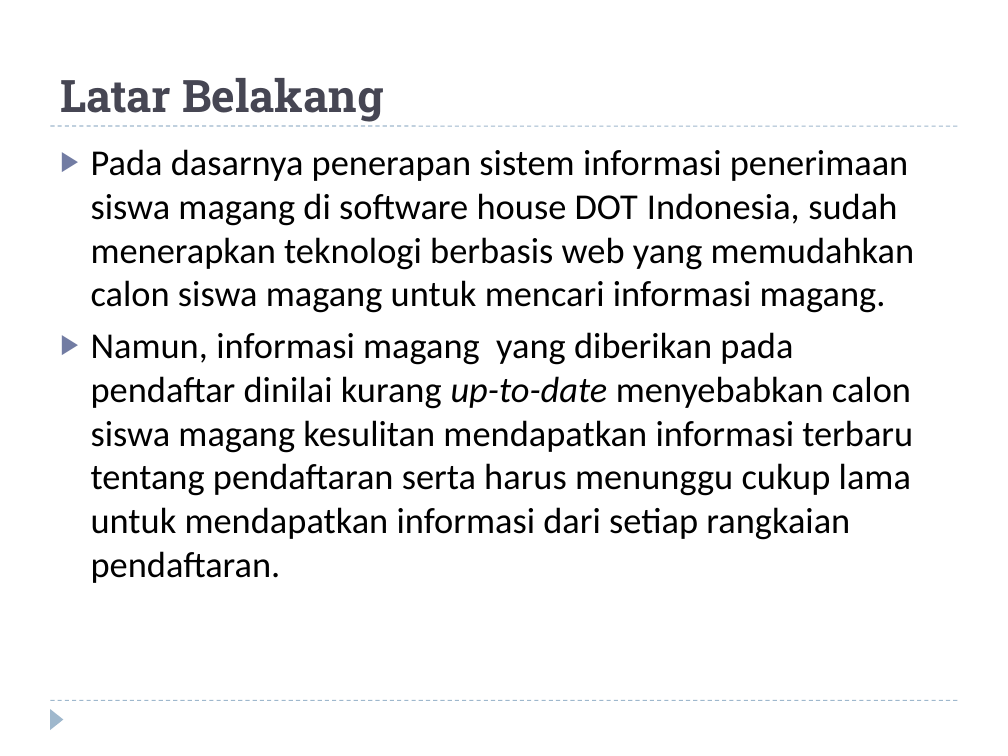
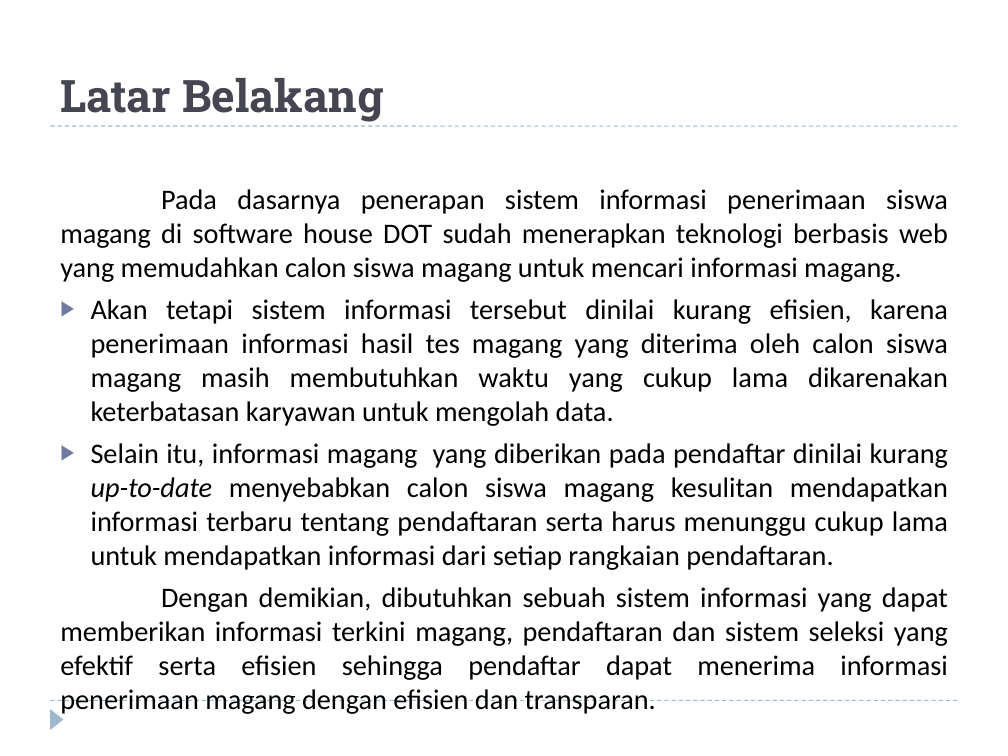
Before and after one commit to nabilarifdaaa/TugasAkhir, a slide deck: slide 3 of Presentasi Tugas Akhir.pptx. Drawn at 1008x756 pixels with LibreOffice and Linux fonts; fonts in the diff are those of the drawing. Boxes give left, top, right and bottom in pixels: in the first picture for what was removed or moved away, otherwise in the second. Text is boxed around its words. In the diff, an @@ line names an element or a change of style, - is before the commit and + after.

```diff
--- a/Presentasi Tugas Akhir.pptx
+++ b/Presentasi Tugas Akhir.pptx
@@ text at (60, 189, 948, 680): text changed; size 26 to 20.1 pt @@
-▶ Pada dasarnya penerapan sistem informasi penerimaan siswa magang di software house DOT Indonesia, sudah menerapkan teknologi berbasis web yang memudahkan calon siswa magang untuk mencari informasi magang.
-▶ Namun, informasi magang yang diberikan pada pendaftar dinilai kurang up-to-date menyebabkan calon siswa magang kesulitan mendapatkan informasi terbaru tentang pendaftaran serta harus menunggu cukup lama untuk mendapatkan informasi dari setiap rangkaian pendaftaran.
+Pada dasarnya penerapan sistem informasi penerimaan siswa magang di software house DOT sudah menerapkan teknologi berbasis web yang memudahkan calon siswa magang untuk mencari informasi magang.
+▶ Akan tetapi sistem informasi tersebut dinilai kurang efisien, karena penerimaan informasi hasil tes magang yang diterima oleh calon siswa magang masih membutuhkan waktu yang cukup lama dikarenakan keterbatasan karyawan untuk mengolah data.
+▶ Selain itu, informasi magang yang diberikan pada pendaftar dinilai kurang up-to-date menyebabkan calon siswa magang kesulitan mendapatkan informasi terbaru tentang pendaftaran serta harus menunggu cukup lama untuk mendapatkan informasi dari setiap rangkaian pendaftaran.
+Dengan demikian, dibutuhkan sebuah sistem informasi yang dapat memberikan informasi terkini magang, pendaftaran dan sistem seleksi yang efektif serta efisien sehingga pendaftar dapat menerima informasi penerimaan magang dengan efisien dan transparan.
```
Also in this commit, not shown: 7 other slides changed, 2 slides added, 2 slides removed.
